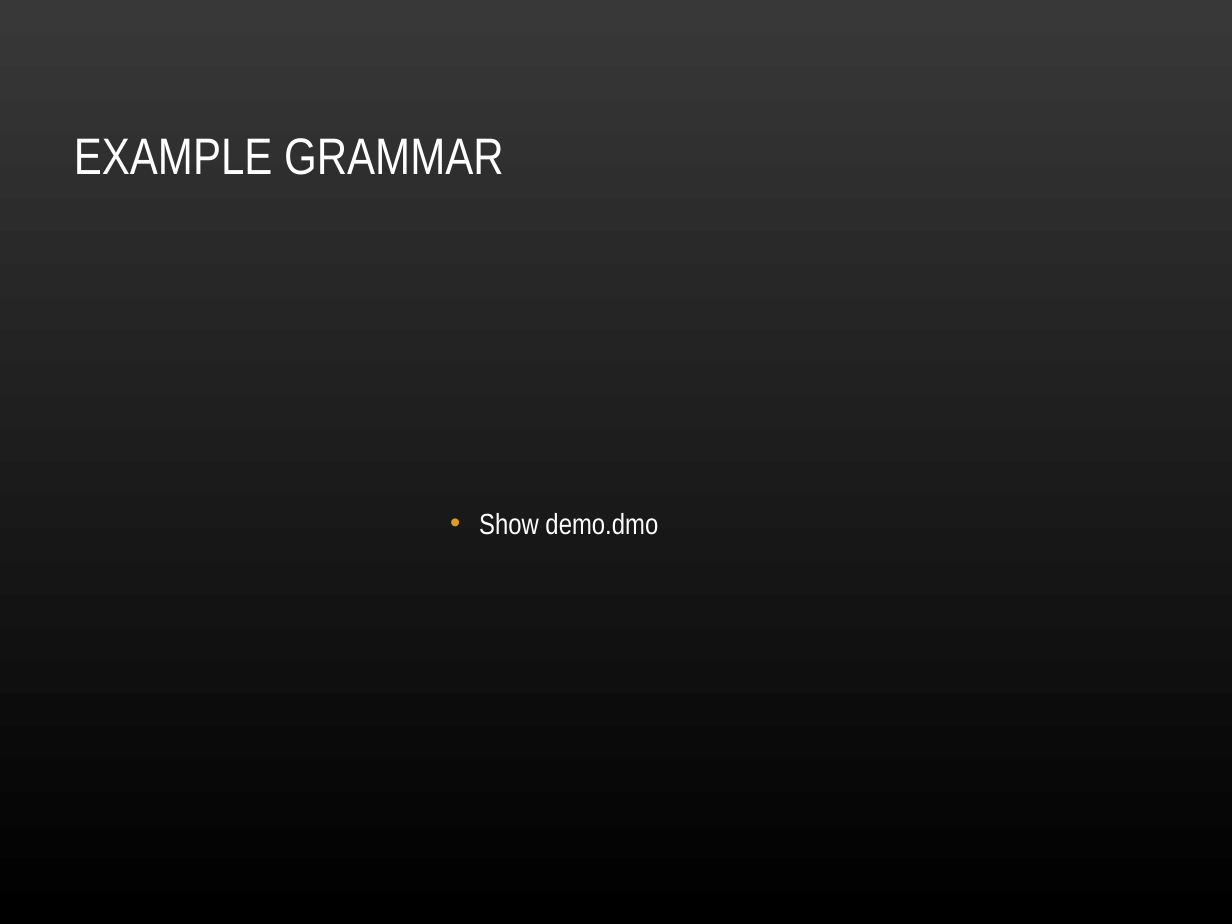
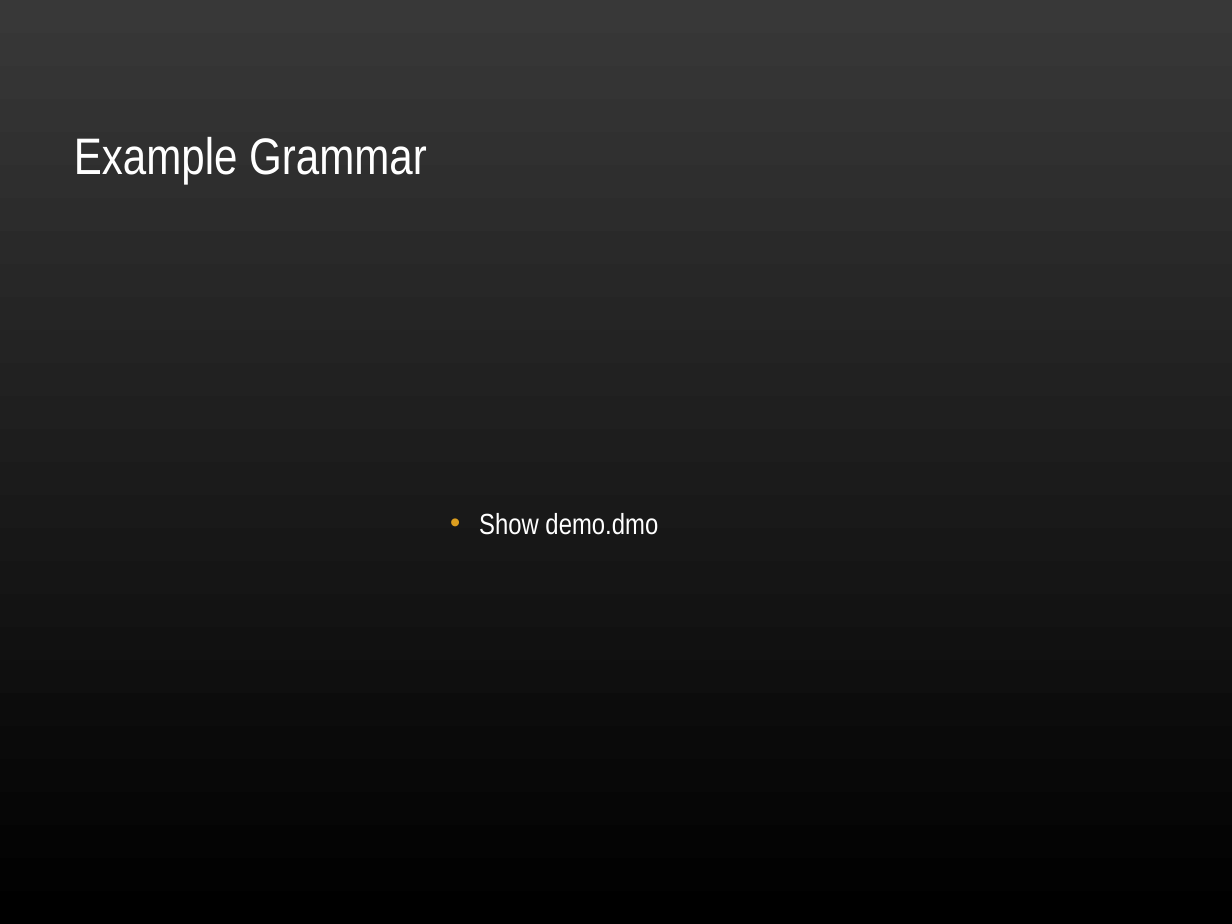
Before and after one commit to ekohl/essig, a slide deck: slide 4 of presentation/essig.ppt. Drawn at 1232x924 pixels with LibreOffice and Linux fonts; fonts in the diff are those of the drawing; background and template pictures are left out. Boxes give left, top, right and bottom in pixels: in the first picture for what was removed or moved away, otherwise in the second. Text is boxed around its words. In the diff, an @@ line names an element or a change of style, - is before the commit and + after.

Commit message:
Fix title

```diff
--- a/presentation/essig.ppt
+++ b/presentation/essig.ppt
@@ title at bbox=[74, 137, 427, 184]: text changed @@
-EXAMPLE GRAMMAR
+Example Grammar
```
Also in this commit, not shown: 3 other slides changed.
